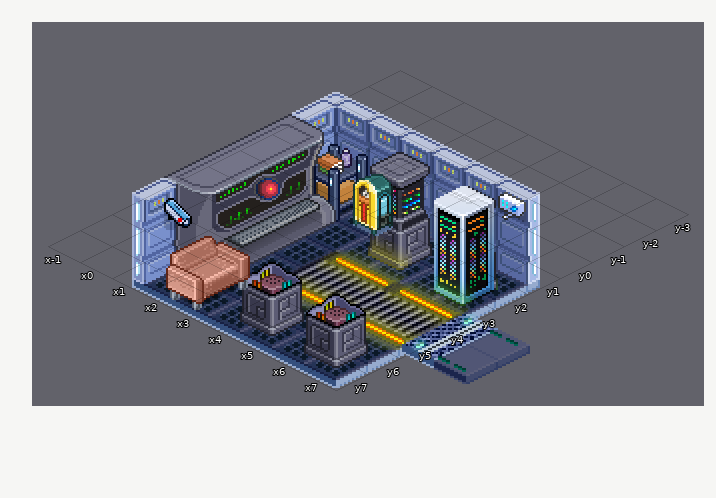
Two states of a Tiled map (JSON), App/public/phaser/tilemaps/nexus.json. Above is the file before it was changed.
Cells are 32x16 px. Isometric: x runs down to the right, y down to the left. Shown: x -1..7, y -3..7.
New version:
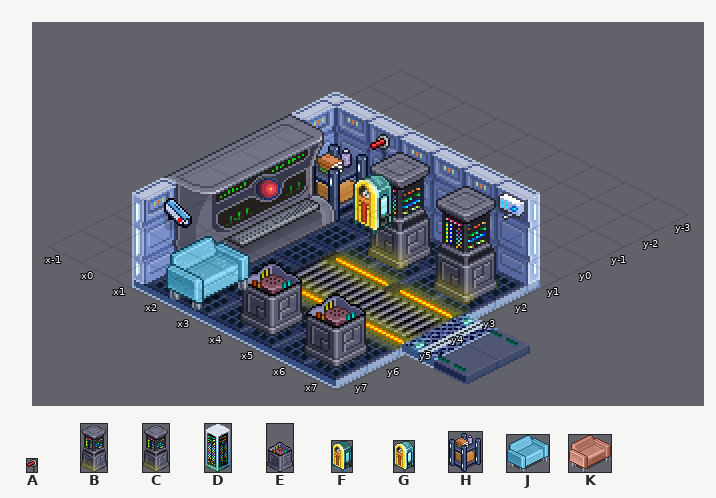
Key: from "antispore_gas": A 1; from "bios_terminal_calculator": B 0, C 1, D 2, E 4; from "jukebox": F 0 flipped left-right, G 1; from "shelf_object": H 2; from "small_sofa": J 1, K 2 flipped left-right.
Objects are placed by the point they stand on, in cells (3,4 is the top-left corner of cell 3,4); size is 1x1 cell unless given.
Diff:
Layer "objects":
changed: B "bios_terminal_admin" at 3.4,1.4 size 1x3.8 -> B "bios_terminal_calculator" at 3.4,1.4 size 1x3.8
changed: C "bios_terminal" at 5.5,1.4 size 1x3.8 -> C "bios_terminal_calculator" at 5.5,1.4 size 1x3.8
changed: H "shelf-model_3" at 1.5,1.5 size 1x2.5 -> H "shelf_object" at 1.5,1.5 size 1x2.5
changed: F "jukebox-south" at 2.8,1.7 size 0.6x1.9 -> G "jukebox" at 2.8,1.7 size 0.6x1.9
changed: E "bios_terminal-small" at 5.4,5.4 size 1x3.8 -> E "bios_terminal_calculator" at 5.4,5.4 size 1x3.8
changed: E "bios_terminal-small" at 3.4,5.4 size 1x3.8 -> E "bios_terminal_calculator" at 3.4,5.4 size 1x3.8
changed: K "sofa-small-east" at 2.3,6.3 size 1.3x2.3 -> J "sofa-small" at 2.3,6.3 size 1.3x2.3
added: A "antispore_gas" at 1.1,-0.3 size 0.3x0.8
removed: D "super_calculator" at 5.5,1.5 size 1x3.8
Boxes around the changes in both pictures, in picture pixels (x1, y1, x2, y2):
changed: (166, 134, 494, 310)
